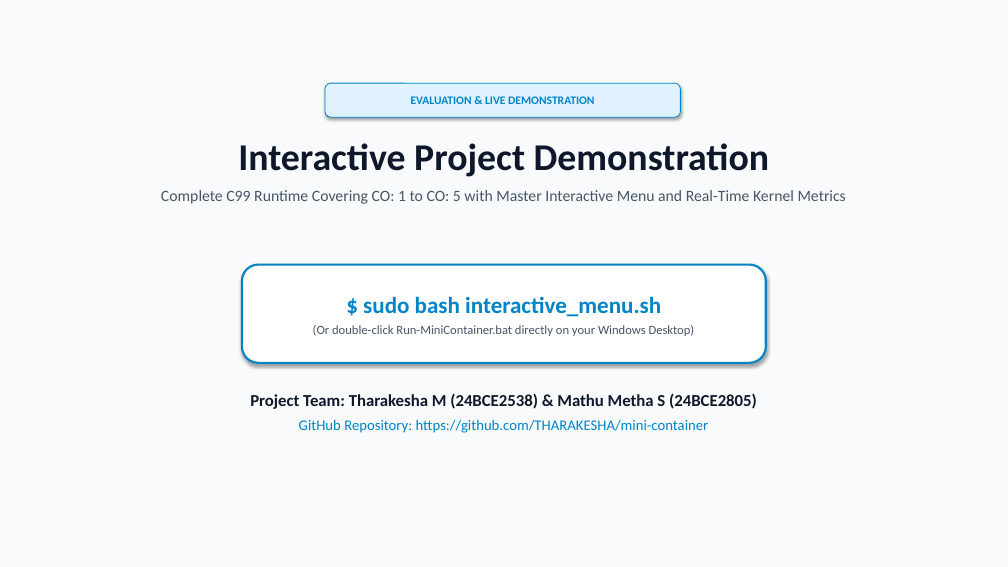
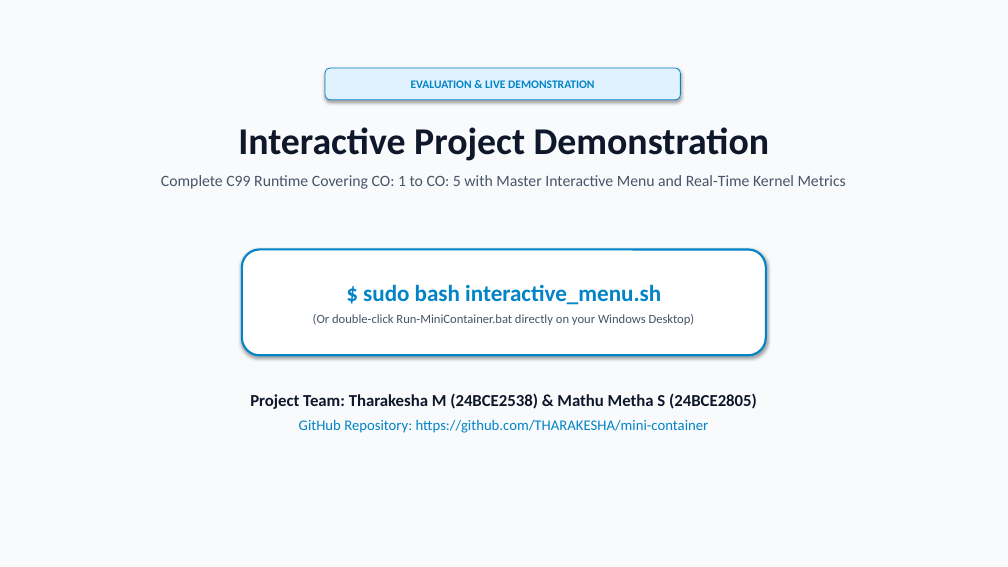
Before and after one commit to THARAKESHA/mini-container, a slide deck: slide 16 of presentation.pptx (slide 8 before the commit). Drawn at 1008x567 pixels with LibreOffice and Linux fonts; fonts in the diff are those of the drawing. Boxes give left, top, right and bottom in pixels: in the first picture for what was removed or moved away, otherwise in the second. Text is boxed around its words. In the diff, an @@ line names an element or a change of style, - is before the commit and + after.

```diff
--- a/presentation.pptx
+++ b/presentation.pptx
@@ rounded rectangle "EVALUATION & LIVE DEMONSTRATION": place and size @@
-rounded rectangle "EVALUATION & LIVE DEMONSTRATION" at [325,83,681,117]
+rounded rectangle "EVALUATION & LIVE DEMONSTRATION" at [325,68,681,100]
@@ text "Interactive Project Demonstration": place and size @@
-text "Interactive Project Demonstration" at [161,143,846,204]
+text "Interactive Project Demonstration" at [161,127,846,189]
@@ rounded rectangle "$ sudo bash interactive_menu.sh": place and size @@
-rounded rectangle "$ sudo bash interactive_menu.sh" at [242,265,766,363]
+rounded rectangle "$ sudo bash interactive_menu.sh" at [242,250,766,355]
```
Also in this commit, not shown: 6 other slides changed, 9 slides added, 1 slide removed, 3 other files.
